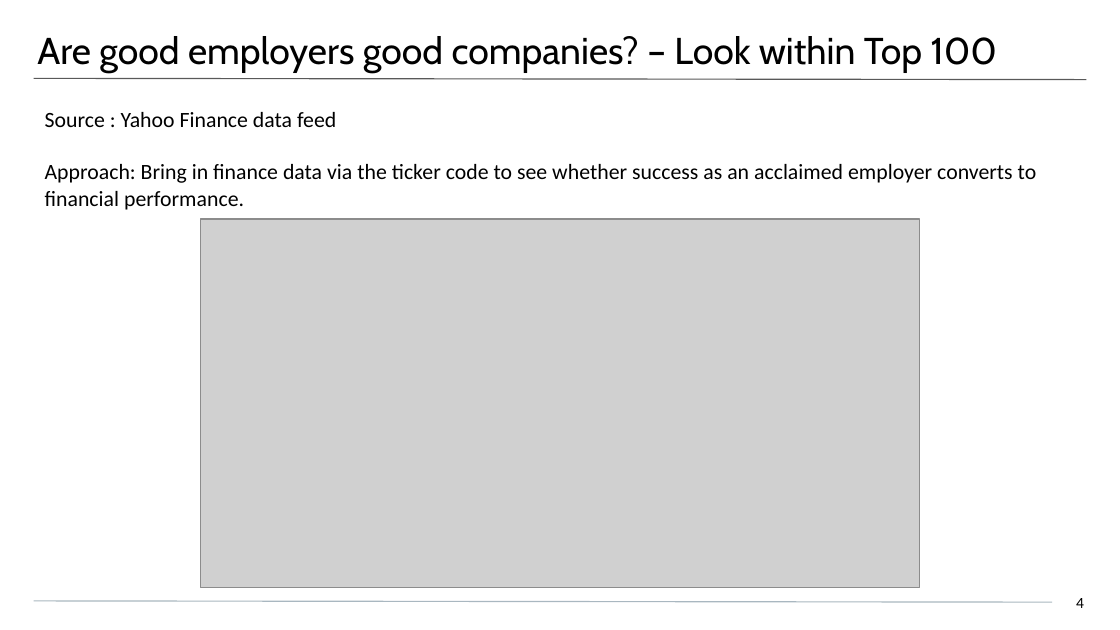
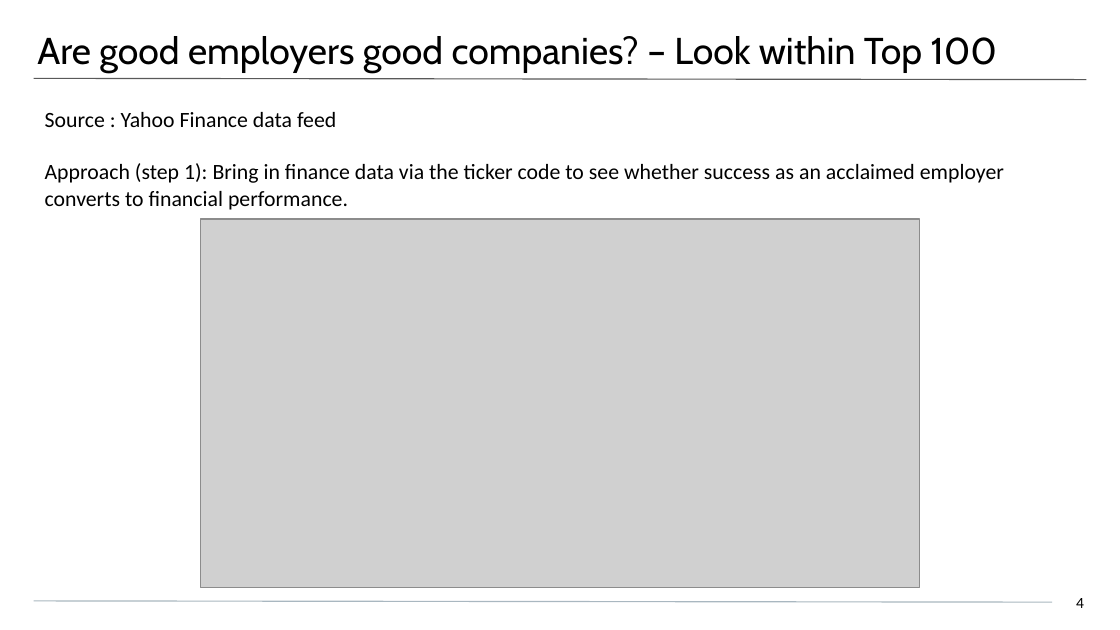
Before and after one commit to timonx11/Project-1-Demonstrasion-Group6, a slide deck: slide 4 of Presentation3.pptx. Drawn at 1120x630 pixels with LibreOffice and Linux fonts; fonts in the diff are those of the drawing; grey boxes stand for pictures. Boxes give left, top, right and bottom in pixels: in the first picture for what was removed or moved away, otherwise in the second. Text is boxed around its words. In the diff, an @@ line names an element or a change of style, - is before the commit and + after.

Commit message:
minor presentation edits

```diff
--- a/Presentation3.pptx
+++ b/Presentation3.pptx
@@ text at (x1=45, y1=163, x2=1004, y2=210): text changed @@
-Approach: Bring in finance data via the ticker code to see whether success as an acclaimed employer converts to financial performance.
+Approach (step 1): Bring in finance data via the ticker code to see whether success as an acclaimed employer converts to financial performance.
```
Also in this commit, not shown: 1 other slide changed.
